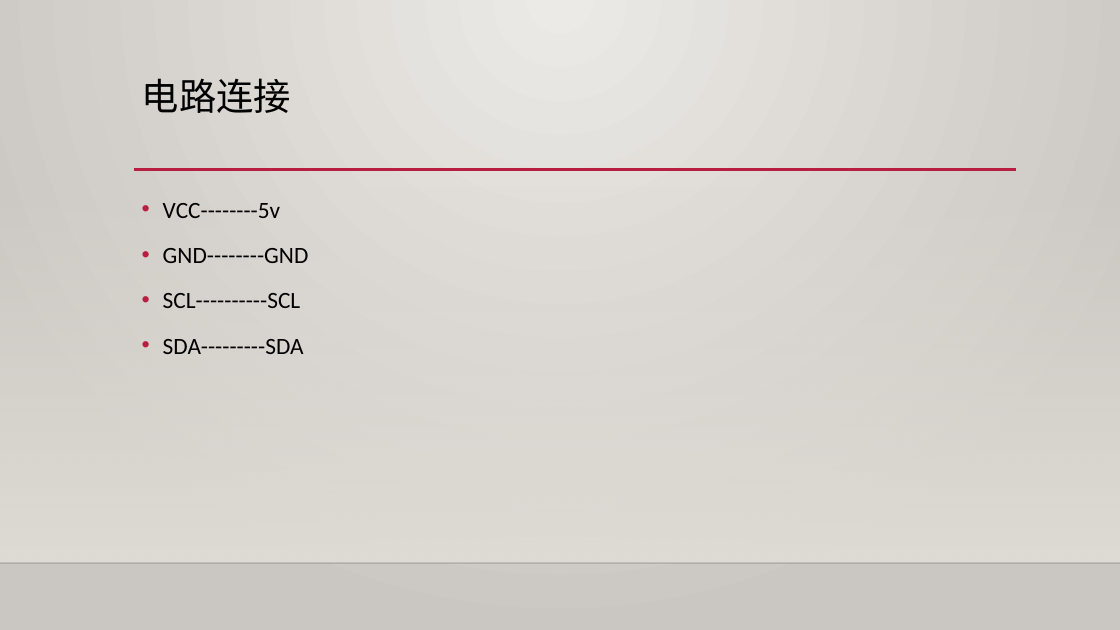
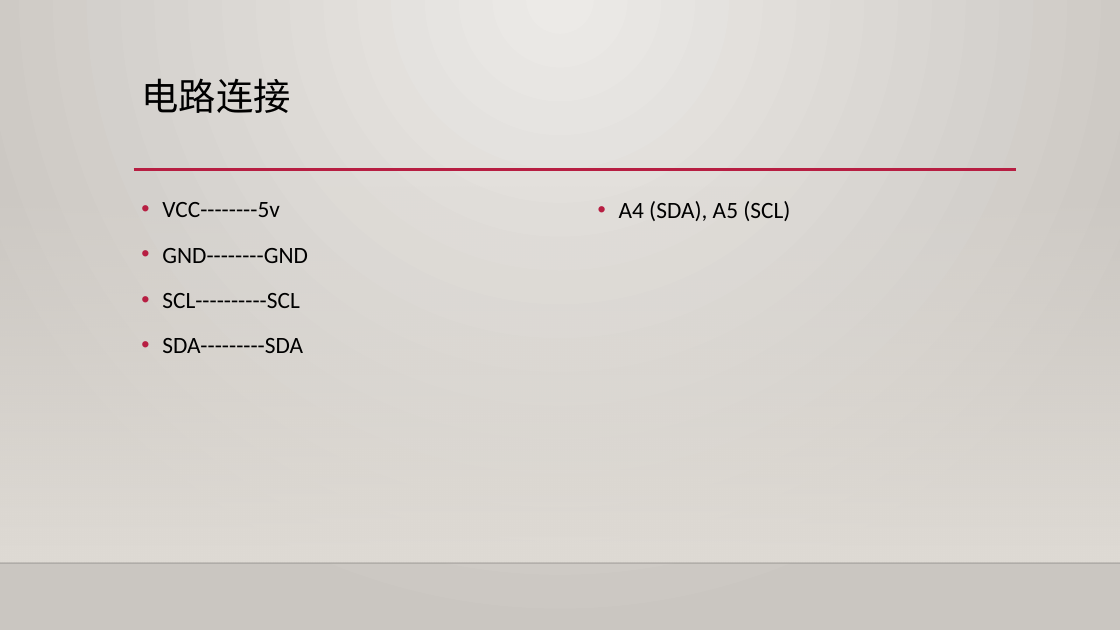
Before and after one commit to DoctorKey/second_term, a slide deck: slide 17 of 遥控器.pptx. Drawn at 1120x630 pixels with LibreOffice and Linux fonts; fonts in the diff are those of the drawing; background and template pictures are left out. Boxes give left, top, right and bottom in pixels: in the first picture for what was removed or moved away, otherwise in the second. Text is boxed around its words. In the diff, an @@ line names an element or a change of style, - is before the commit and + after.

```diff
--- a/遥控器.pptx
+++ b/遥控器.pptx
@@ text added at (619, 201, 790, 221), 20 pt, text #000000 @@
+• A4 (SDA), A5 (SCL)
```
Also in this commit, not shown: 1 other slide changed, 3 other files.
